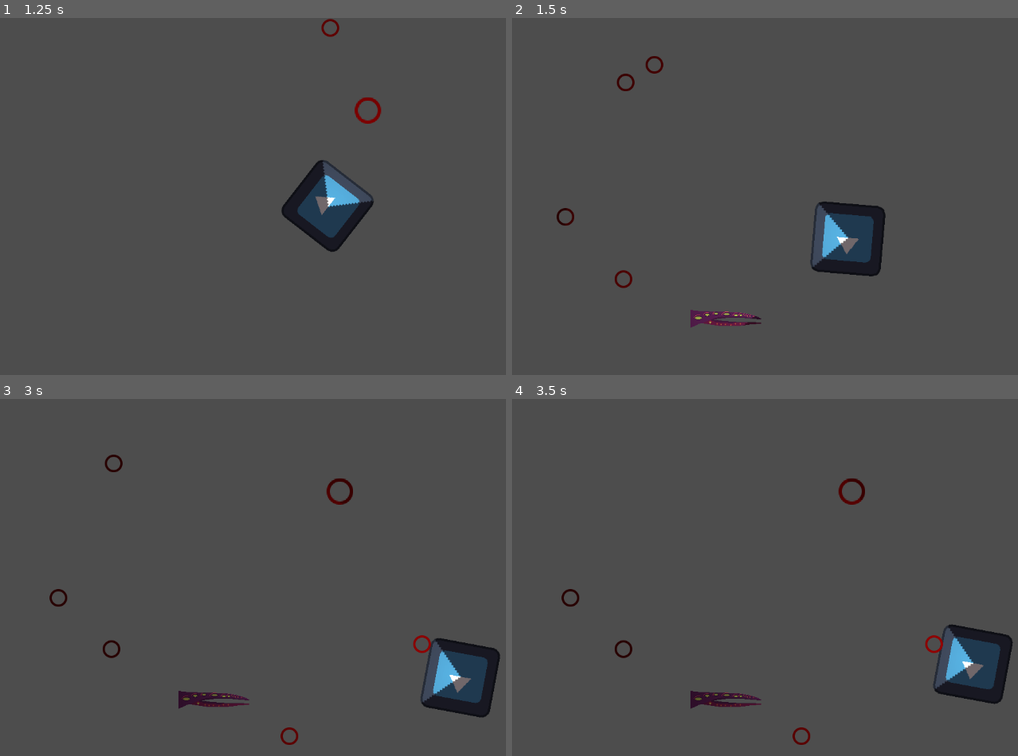
Above: before the commit, frames 1-4 (two rows, left to right).
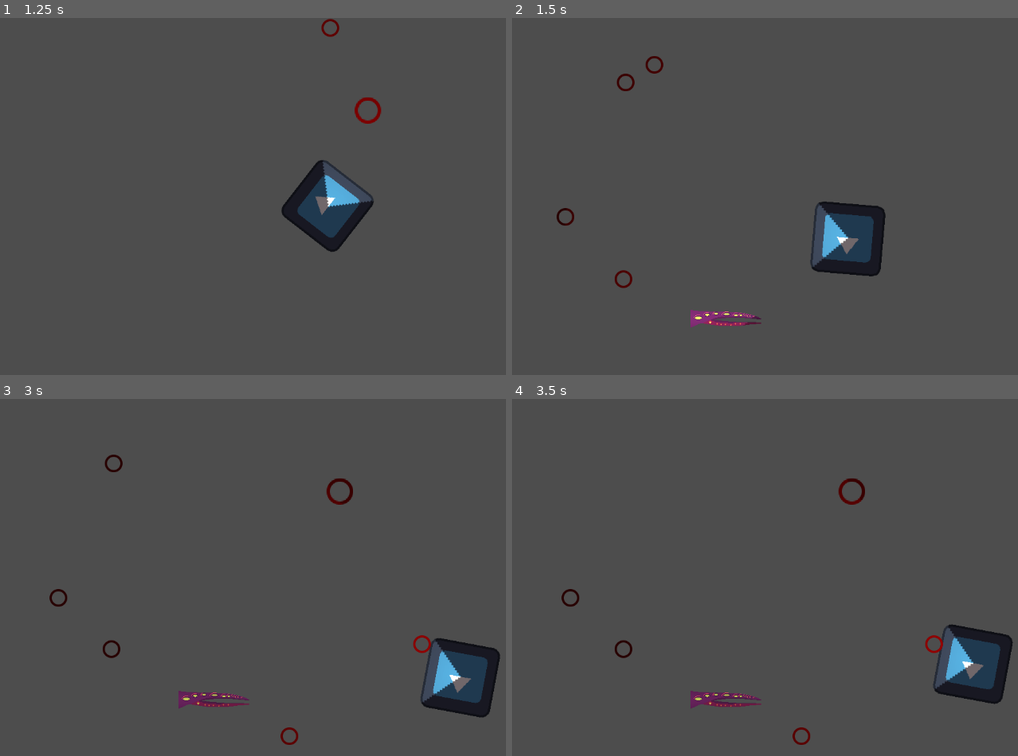
Above: after the commit, the same moments.

Repository: longhousedev/gamejam2024
Game: Godot game, scene res://Levels/TestLevel.tscn
Same seed, same stepped clock (60 frames per second), same inputs: the game is played once before the commit and once after it. The engine's default icon, where the game draws it, is replaced by a stand-in: a white triangle on a blue panel in a dark square.
Inputs (mouse positions are in pixels of both pictures, inside the frame that each line leads up to):
- Up to frame 1 (1.25 s): tap Enter at 0.5 s; move the mouse to (344, 178) at 0.52 s; hold D (move_right) from 0.53 s (still down); right-click (344, 178) at 0.6 s
- Up to frame 2 (1.5 s): move the mouse to (592, 214) at 1.27 s; release D (move_right) at 1.28 s; hold S (move_down) from 1.28 s (still down); tap Q (rotate_anticlock) at 1.35 s
- Up to frame 3 (3 s): move the mouse to (268, 498) at 2.02 s; release S (move_down) at 2.03 s; hold D (move_right) 2.03-2.78 s; tap E (rotate_clock) at 2.1 s; move the mouse to (172, 648) at 2.77 s; hold W (move_up) from 2.78 s (still down); right-click (172, 648) at 2.85 s
- Up to frame 4 (3.5 s): keep holding W (move_up)

Frame 1 is identical in both runs. In frame 2, 0.4% of the frame differs, in the area x 35-50%, y 81-87%; in frame 3, 0.4%; in frame 4, 0.4%.

Commit message:
Working mirrors, also some tiles added

Diff:
--- a/Levels/TestLevel.tscn
+++ b/Levels/TestLevel.tscn
@@ -1,9 +1,10 @@
-[gd_scene load_steps=5 format=3 uid="uid://baqrpr0yg6pqr"]
+[gd_scene load_steps=6 format=3 uid="uid://baqrpr0yg6pqr"]
 
 [ext_resource type="PackedScene" uid="uid://diqeaab1akt8r" path="res://Objects/player.tscn" id="1_ckxj4"]
 [ext_resource type="PackedScene" uid="uid://d11som7k0yerv" path="res://Objects/enemy.tscn" id="2_4xm8f"]
 [ext_resource type="Texture2D" uid="uid://yirfcoqdo7ts" path="res://Sprites/VisionCone.png" id="2_d0vya"]
 [ext_resource type="PackedScene" uid="uid://bce7tnr8a25mf" path="res://Objects/barrier.tscn" id="4_2yust"]
+[ext_resource type="PackedScene" uid="uid://br5wikxahhvpa" path="res://Objects/Mirror.tscn" id="5_632dl"]
 
 [node name="Node2D" type="Node2D"]
 
@@ -52,5 +53,8 @@
 [node name="Enemy10" parent="." instance=ExtResource("4_2yust")]
 position = Vector2(590, 546)
 
+[node name="Mirror" parent="." instance=ExtResource("5_632dl")]
+position = Vector2(310, 544)
+
 [editable path="Player"]
 [editable path="Enemy"]
--- a/Objects/Mirror.tscn
+++ b/Objects/Mirror.tscn
@@ -1,38 +1,26 @@
-[gd_scene load_steps=5 format=3 uid="uid://br5wikxahhvpa"]
+[gd_scene load_steps=6 format=3 uid="uid://br5wikxahhvpa"]
 
 [ext_resource type="Script" path="res://Scripts/VisibleObjects/Mirror.gd" id="1_a7h8s"]
 [ext_resource type="Script" path="res://Scripts/RayCaster.gd" id="1_xhnth"]
+[ext_resource type="Texture2D" uid="uid://vgirdikpse1w" path="res://Sprites/MirrorCone.png" id="3_83ywe"]
 
 [sub_resource type="RectangleShape2D" id="RectangleShape2D_hr1qq"]
 
 [sub_resource type="RectangleShape2D" id="RectangleShape2D_awe81"]
 size = Vector2(41, 40)
 
-[node name="Mirror" type="Node2D" node_paths=PackedStringArray("rayCasts", "body")]
+[node name="Mirror" type="Node2D" node_paths=PackedStringArray("rayCasts", "sprite", "light", "body")]
 script = ExtResource("1_a7h8s")
 rayCasts = [NodePath("RayCaster"), NodePath("RayCaster2"), NodePath("RayCaster3")]
 offset = 5
+sprite = NodePath("Sprite2D")
+light = NodePath("PointLight2D")
 body = NodePath("RigidBody2D")
 
-[node name="RayCaster" type="Node2D" parent="."]
-script = ExtResource("1_xhnth")
-numRayCasts = 1
-rayLength = 1000
-offset = 1
-
-[node name="RayCaster2" type="Node2D" parent="."]
-script = ExtResource("1_xhnth")
-numRayCasts = 1
-rayLength = 1000
-offset = 1
-
-[node name="RayCaster3" type="Node2D" parent="."]
-script = ExtResource("1_xhnth")
-numRayCasts = 1
-rayLength = 1000
-offset = 1
-
 [node name="RigidBody2D" type="RigidBody2D" parent="."]
+mass = 0.01
+gravity_scale = 0.0
+can_sleep = false
 lock_rotation = true
 
 [node name="CollisionShape2D" type="CollisionShape2D" parent="RigidBody2D"]
@@ -46,4 +34,28 @@
 [node name="CollisionShape2D" type="CollisionShape2D" parent="Area2D"]
 shape = SubResource("RectangleShape2D_awe81")
 
+[node name="PointLight2D" type="PointLight2D" parent="."]
+position = Vector2(215, 0)
+rotation = 1.5708
+scale = Vector2(0.0813008, 0.800781)
+texture = ExtResource("3_83ywe")
+
+[node name="RayCaster" type="Node2D" parent="."]
+script = ExtResource("1_xhnth")
+numRayCasts = 1
+rayLength = 1000
+offset = 5
+
+[node name="RayCaster2" type="Node2D" parent="."]
+script = ExtResource("1_xhnth")
+numRayCasts = 1
+rayLength = 1000
+offset = 5
+
+[node name="RayCaster3" type="Node2D" parent="."]
+script = ExtResource("1_xhnth")
+numRayCasts = 1
+rayLength = 1000
+offset = 5
+
 [connection signal="body_entered" from="Area2D" to="." method="_on_player_body_entered"]
--- a/Scripts/RayCaster.gd
+++ b/Scripts/RayCaster.gd
@@ -24,7 +24,7 @@
 		var result = space_state.intersect_ray(query)
 		if(!result.is_empty()):
 			results.append(result["collider"].get_parent());
-
+	print(results)
 	for result in results:
 		if result is Visible:
 			if(pos.distance_to(result.position)>offset):
--- a/Scripts/VisibleObjects/Mirror.gd
+++ b/Scripts/VisibleObjects/Mirror.gd
@@ -2,10 +2,11 @@
 
 @export var rayCasts:Array[RayCaster];
 @export var offset:int;
-
+@export var sprite:Sprite2D;
+@export var light:PointLight2D;
 # Called when the node enters the scene tree for the first time.
 func _ready():
-	pass # Replace with function body.
+	super._ready();
 
 
 # Called every frame. 'delta' is the elapsed time since the previous frame.
@@ -19,3 +20,8 @@
 
 func _on_player_body_entered(body):
 	pass # Replace with function body.
+
+func set_visibility(new_visibility:bool):
+	super.set_visibility(new_visibility);
+	sprite.visible=new_visibility;
+	light.visible = new_visibility;
Binary file added: Sprites/MirrorCone.aseprite
Binary file added: Sprites/MirrorCone.png
Not shown, added: Sprites/MirrorCone.png.import
Binary file added: Sprites/Terrain/floor.png
Binary file added: Sprites/Terrain/wall.png
